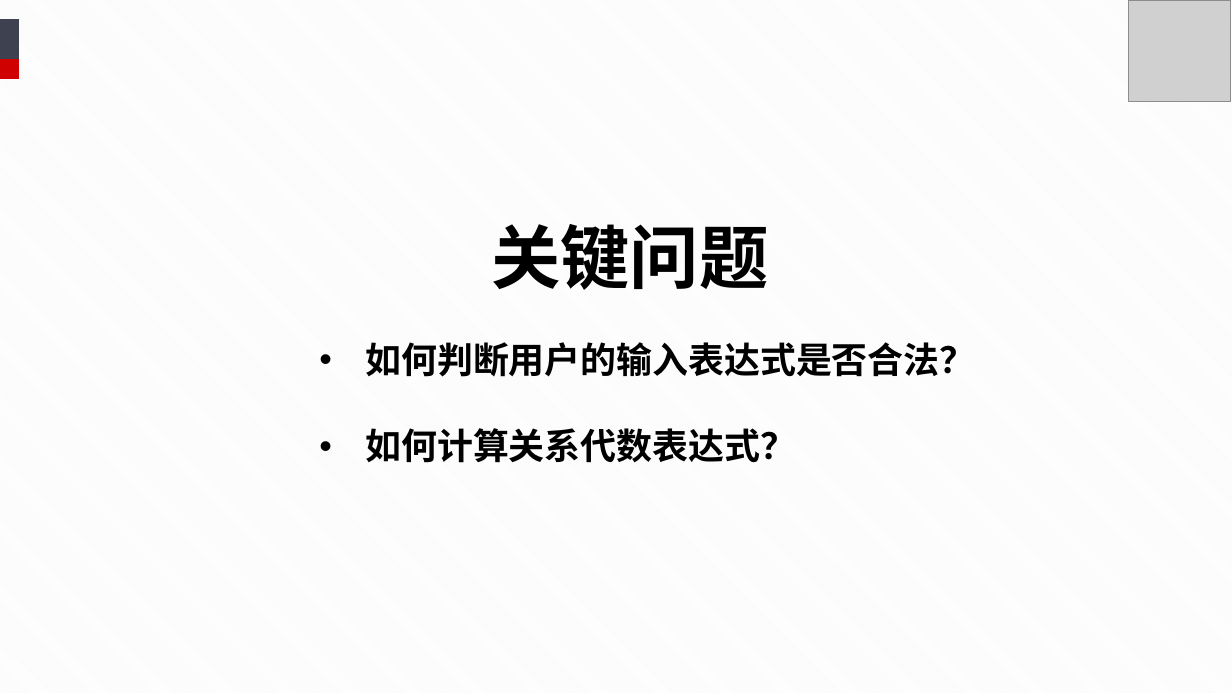
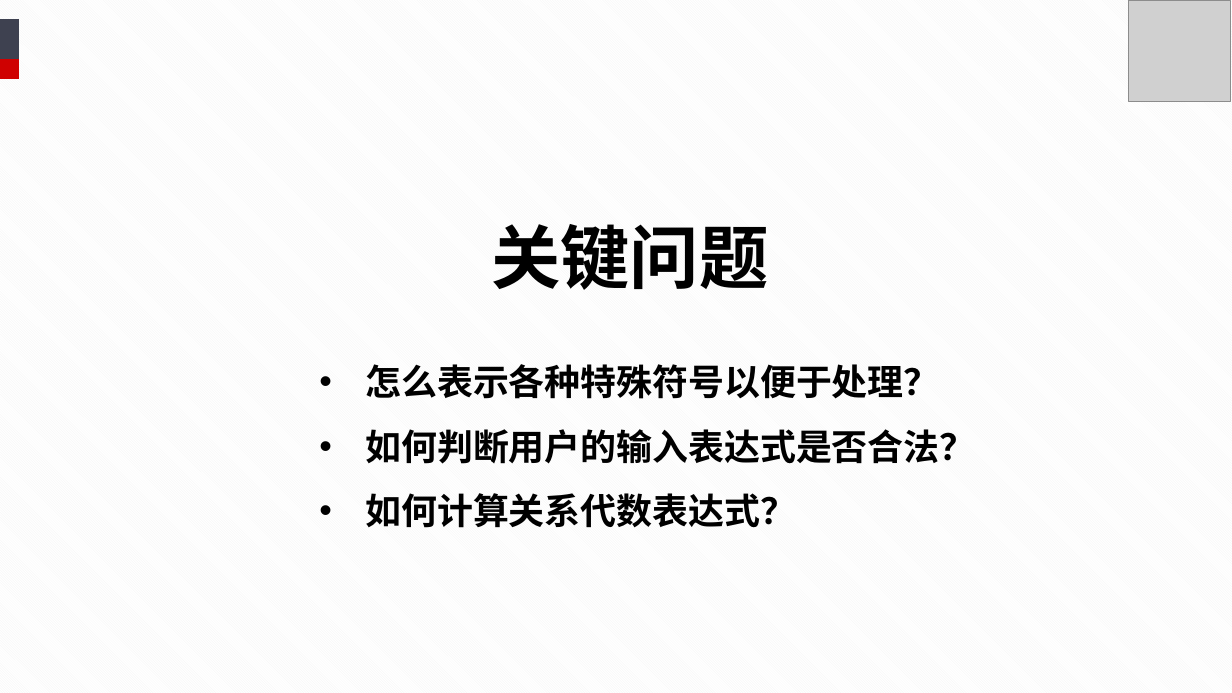
Before and after one commit to TuJin07/Relational-Algebra-Operation-System, a slide deck: slide 8 of doc/终期答辩.pptx. Drawn at 1232x693 pixels with LibreOffice and Linux fonts; fonts in the diff are those of the drawing; grey boxes stand for pictures. Boxes give left, top, right and bottom in pixels: in the first picture for what was removed or moved away, otherwise in the second. Text is boxed around its words. In the diff, an @@ line names an element or a change of style, - is before the commit and + after.

```diff
--- a/doc/终期答辩.pptx
+++ b/doc/终期答辩.pptx
@@ text at box(365, 364, 939, 399): paragraph added @@
+• 怎么表示各种特殊符号以便于处理？
@@ text at box(365, 429, 975, 528): line spacing 1 to 1.5; line spacing 2 to 1.5 @@
```
Also in this commit, not shown: 6 other slides changed.
